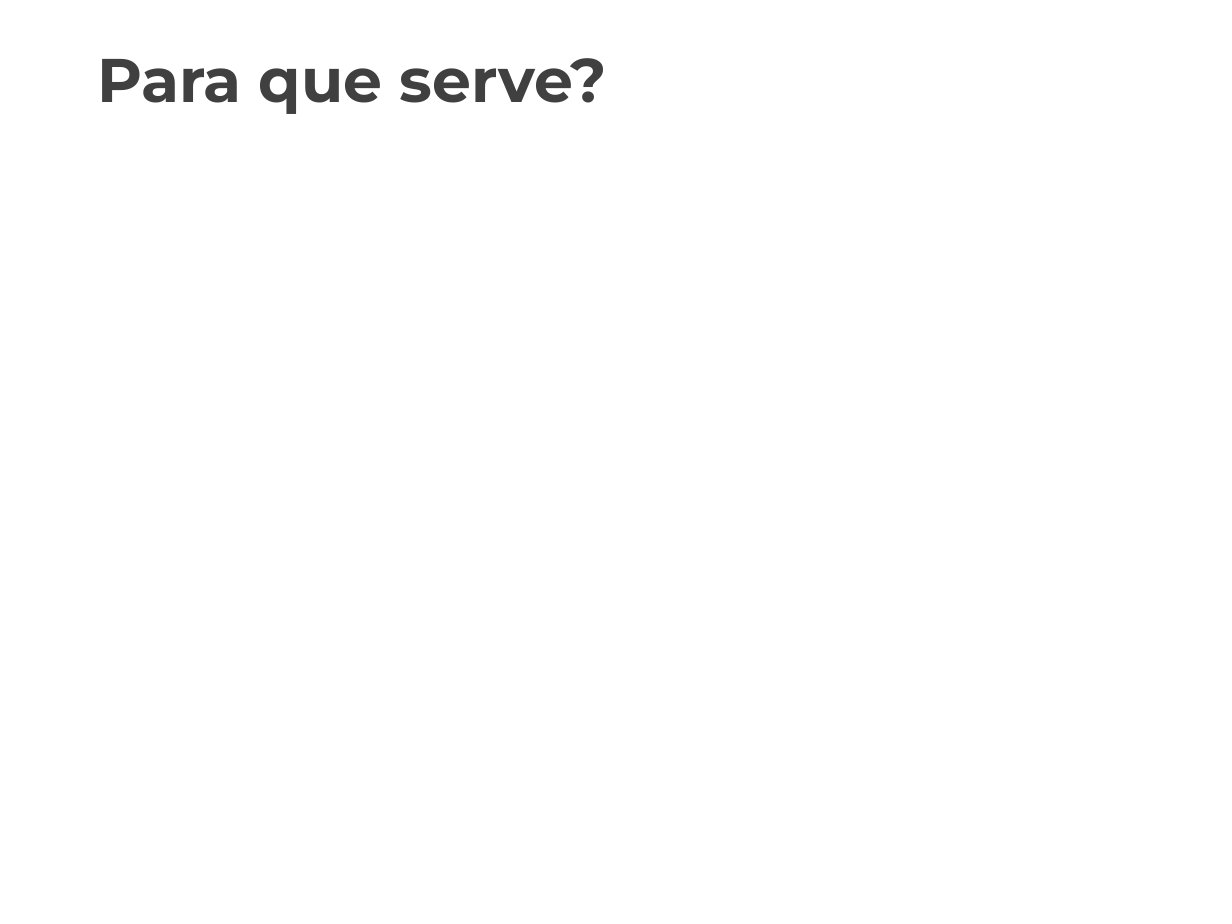
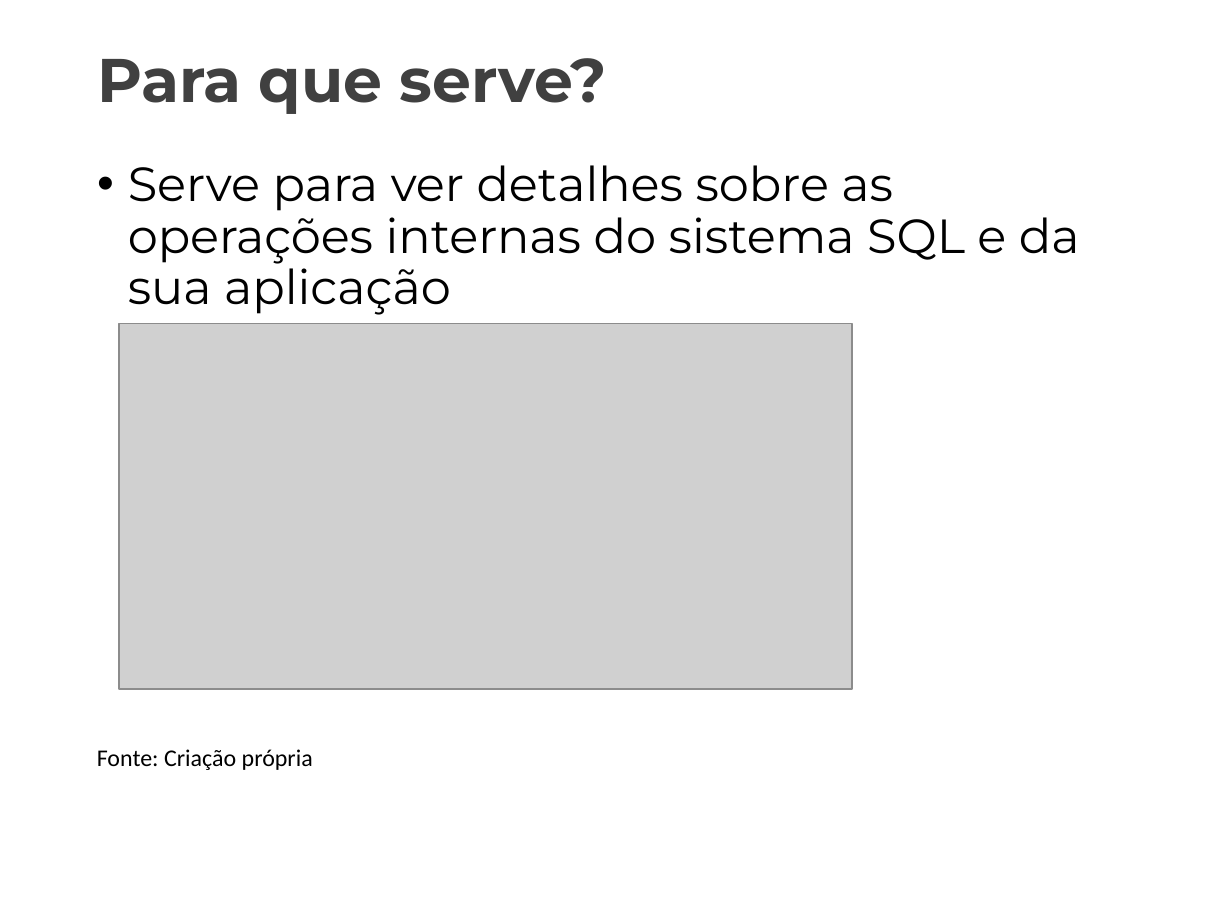
Before and after one commit to LimaGustav/Eventos-Estendidos-, a slide deck: slide 3 of slide/Extended Events.pptx. Drawn at 1232x924 pixels with LibreOffice and Linux fonts; fonts in the diff are those of the drawing; grey boxes stand for pictures; background and template pictures are left out. Boxes give left, top, right and bottom in pixels: in the first picture for what was removed or moved away, otherwise in the second. Text is boxed around its words. In the diff, an @@ line names an element or a change of style, - is before the commit and + after.

```diff
--- a/slide/Extended Events.pptx
+++ b/slide/Extended Events.pptx
@@ text added at <box>128,165,1080,315</box>, 28 pt, text #000000 @@
+• Serve para ver detalhes sobre as operações internas do sistema SQL e da sua aplicação
@@ picture added at <box>120,323,853,689</box> @@
@@ text added at <box>97,749,313,770</box>, 14 pt, text #000000 @@
+Fonte: Criação própria
```
Also in this commit, not shown: 1 other slide changed, 2 slides added, 1 slide removed.
